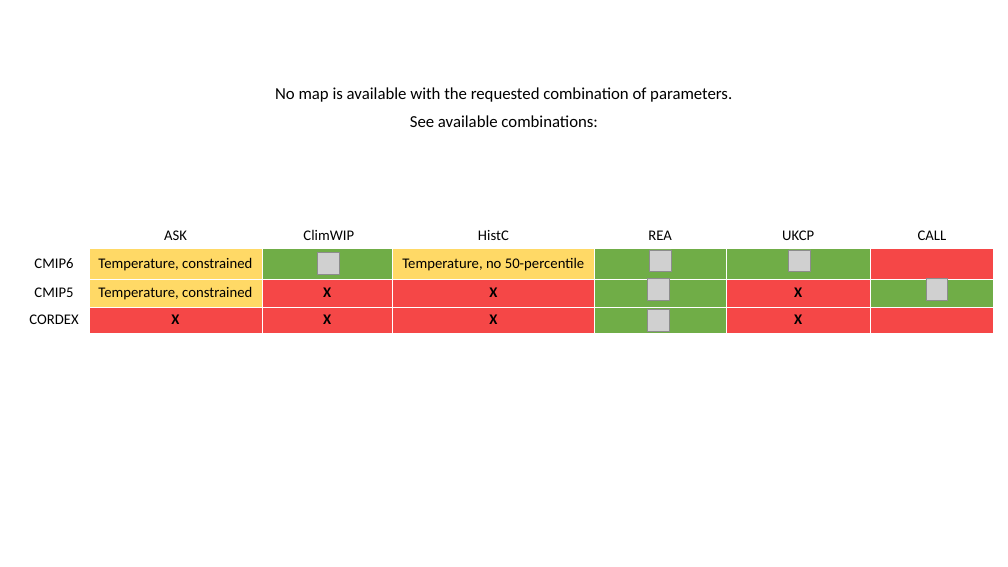
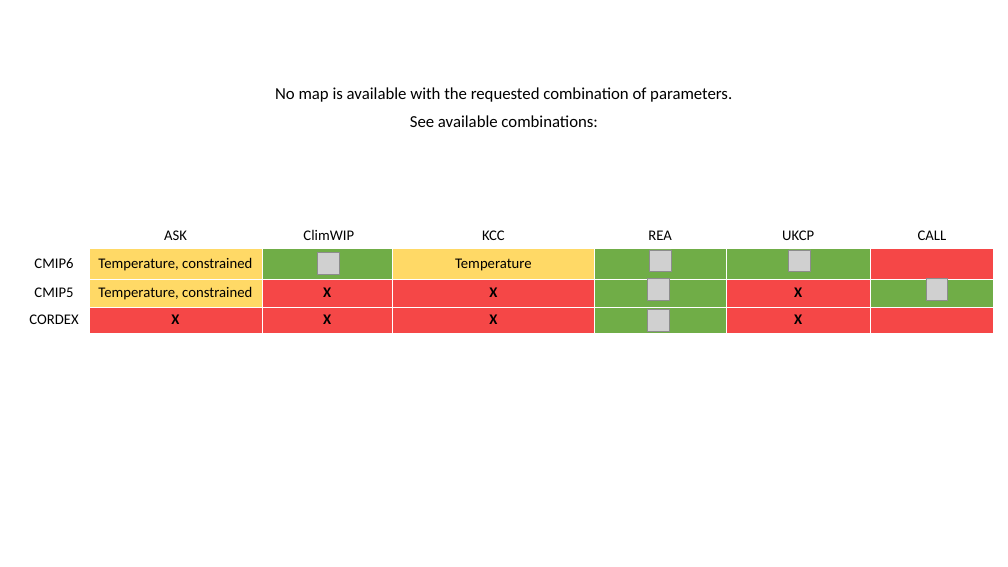
Before and after one commit to eucp-project/atlas, a slide deck: slide 1 of static/placeholder.pptx. Drawn at 1008x567 pixels with LibreOffice and Linux fonts; fonts in the diff are those of the drawing; grey boxes stand for pictures. Boxes give left, top, right and bottom in pixels: in the first picture for what was removed or moved away, otherwise in the second. Text is boxed around its words. In the diff, an @@ line names an element or a change of style, - is before the commit and + after.

```diff
--- a/static/placeholder.pptx
+++ b/static/placeholder.pptx
@@ table at <box>19,222,994,332</box> @@
-row 1, column 4: HistC
+row 1, column 4: KCC
-row 2, column 4: Temperature, no 50-percentile
+row 2, column 4: Temperature
```
Also in this commit, not shown: 1 other file.
